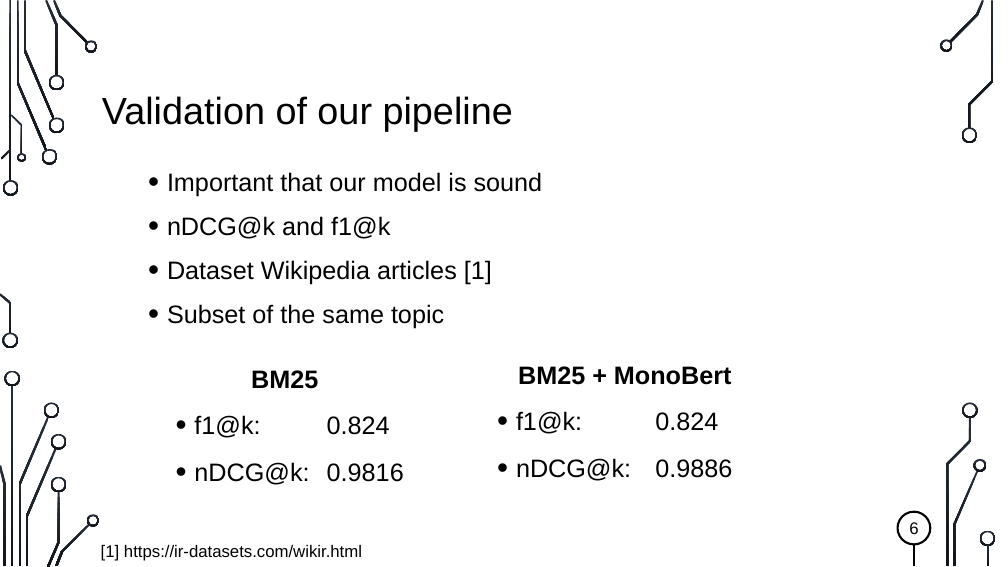
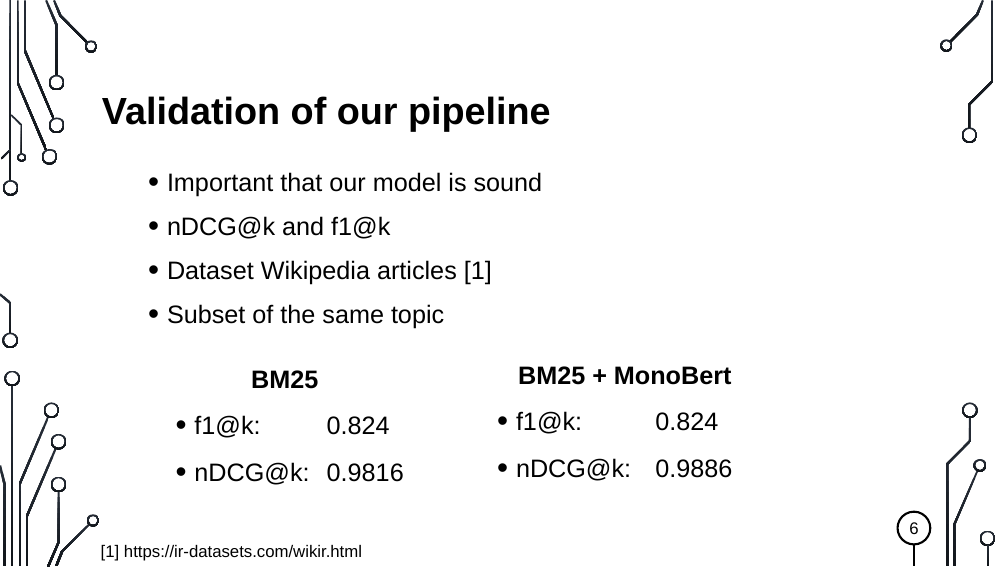
Before and after one commit to zanflo/AdvancedInformationRetrieval, a slide deck: slide 7 of Presentation.pptx. Drawn at 1008x567 pixels with LibreOffice and Linux fonts; fonts in the diff are those of the drawing; background and template pictures are left out. Boxes give left, top, right and bottom in pixels: in the first picture for what was removed or moved away, otherwise in the second. Text is boxed around its words. In the diff, an @@ line names an element or a change of style, - is before the commit and + after.

```diff
--- a/Presentation.pptx
+++ b/Presentation.pptx
@@ title "Validation of our pipeline" at [102, 96, 551, 131]: bold on @@
```
Also in this commit, not shown: 7 other slides changed, 1 other file.
